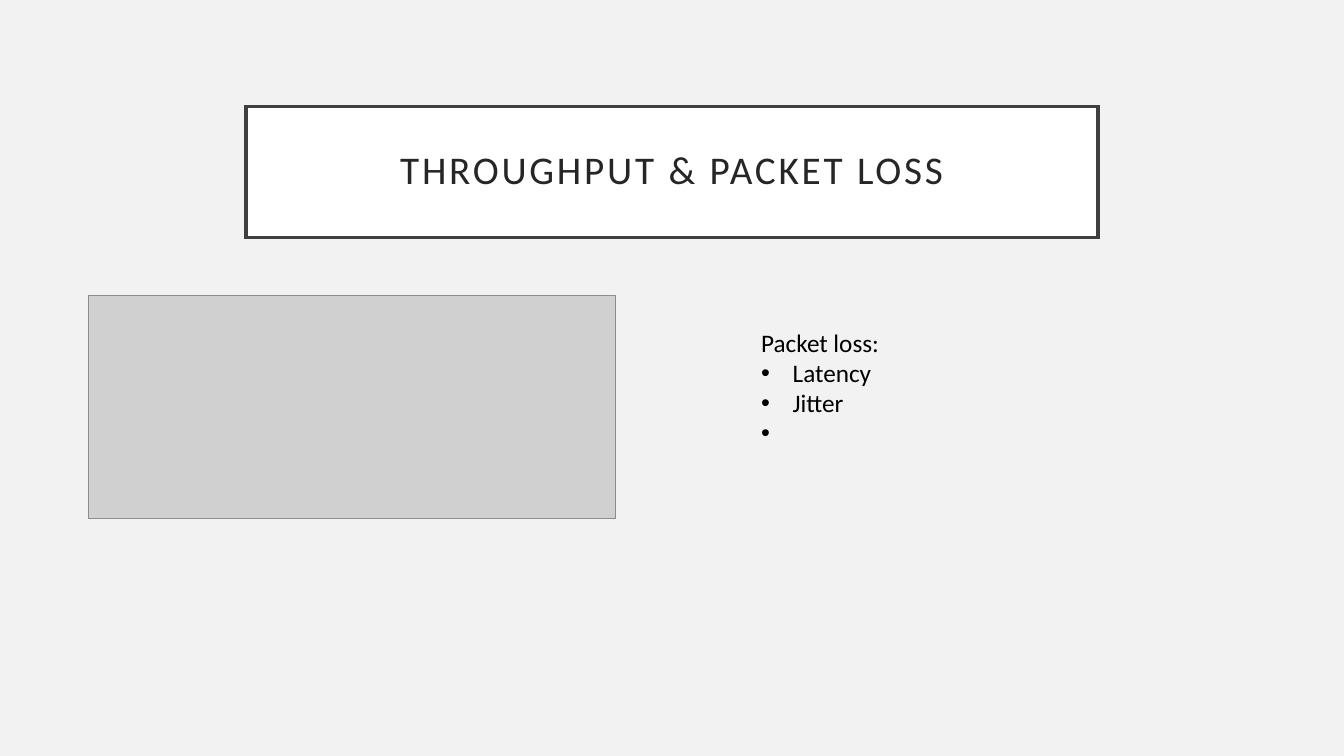
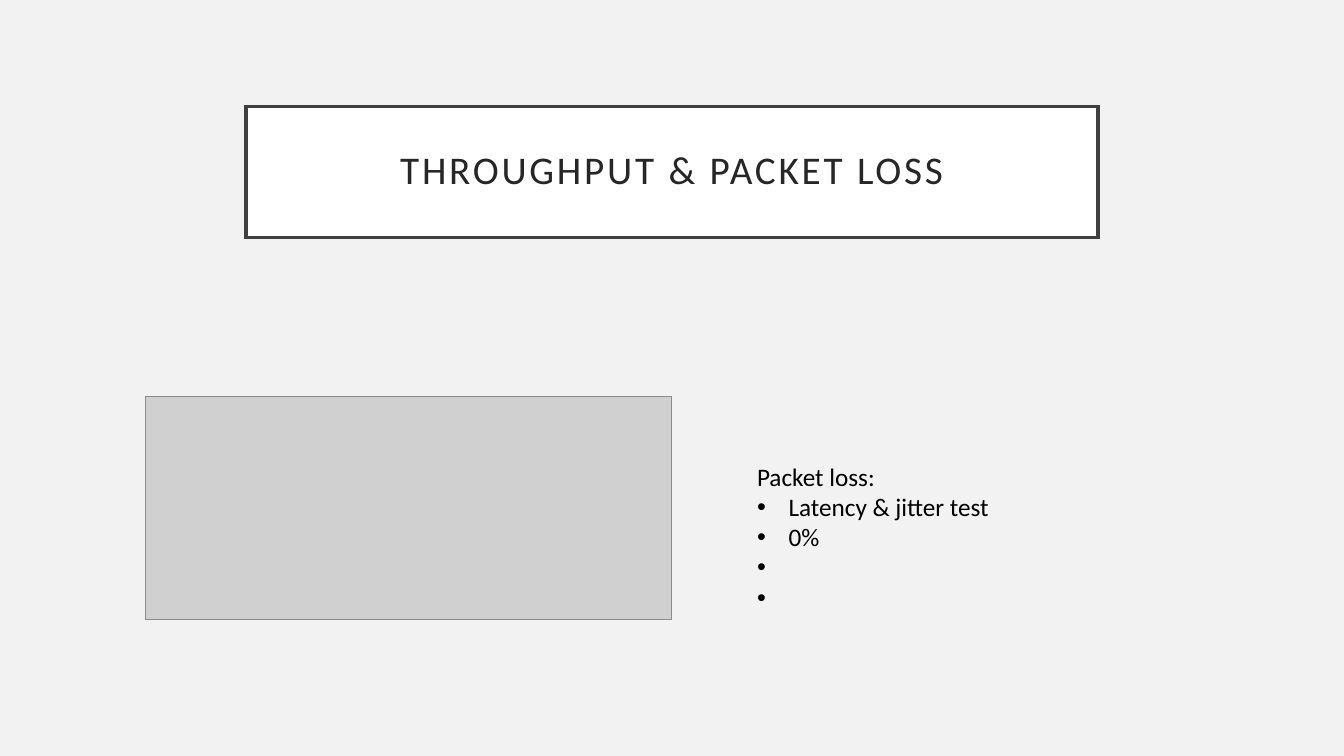
Before and after one commit to JanDeSomviele/Bachelorproef2025, a slide deck: slide 10 of Bachelorproef2025JanDeSomviele.odp. Drawn at 1344x756 pixels with LibreOffice and Linux fonts; fonts in the diff are those of the drawing; grey boxes stand for pictures. Boxes give left, top, right and bottom in pixels: in the first picture for what was removed or moved away, otherwise in the second. Text is boxed around its words. In the diff, an @@ line names an element or a change of style, - is before the commit and + after.

```diff
--- a/Bachelorproef2025JanDeSomviele.odp
+++ b/Bachelorproef2025JanDeSomviele.odp
@@ picture moved from (x1=89, y1=295, x2=616, y2=518) to (x1=145, y1=396, x2=673, y2=619) @@
@@ text "Packet loss:" moved from (x1=761, y1=334, x2=878, y2=412) to (x1=757, y1=468, x2=989, y2=547) @@
@@ text at (x1=789, y1=498, x2=989, y2=547): text changed @@
-• Latency
-• Jitter
+• Latency & jitter test
+• 0%
```
Also in this commit, not shown: 1 other slide changed, 1 slide added, 1 slide removed, 1 other file.
